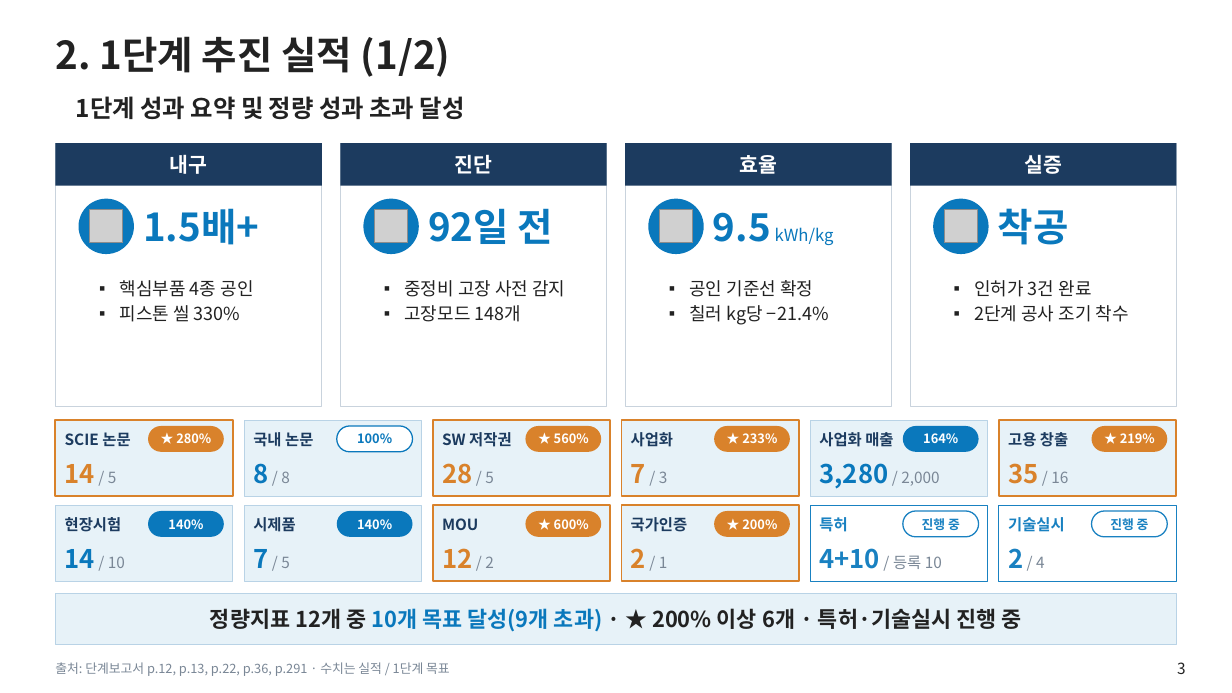
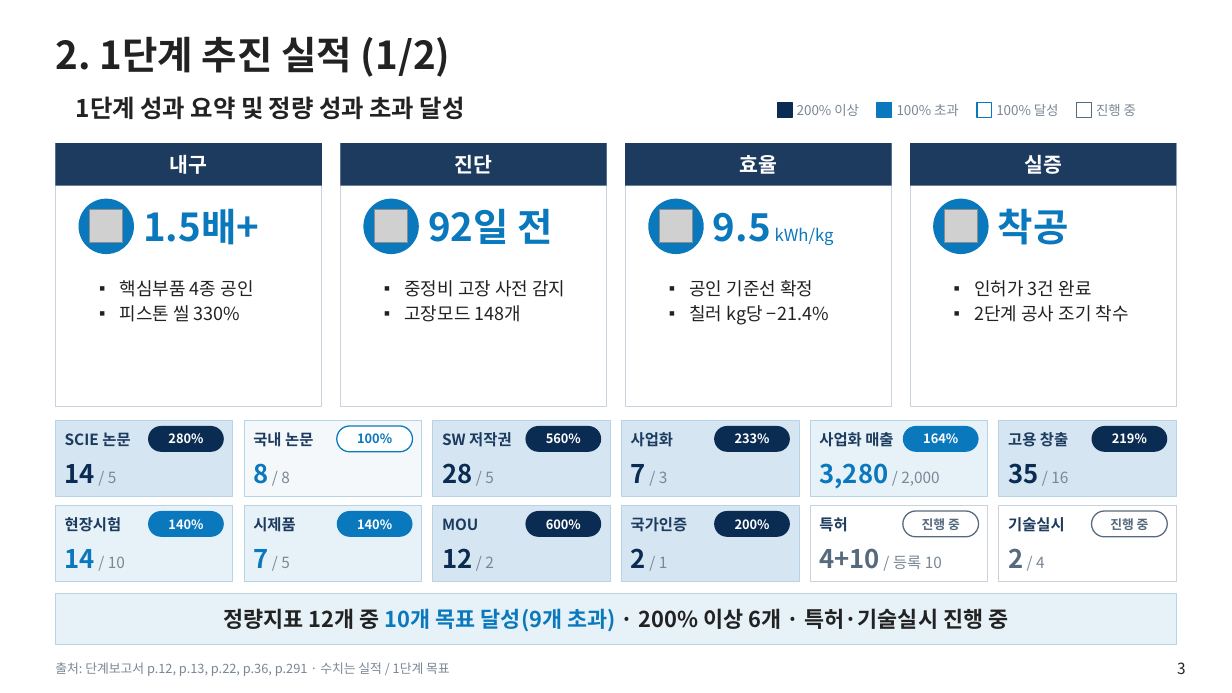
Before and after one commit to jungdw180-debug/h2, a slide deck: slide 3 of slides/1단계_단계평가_현장평가판.pptx. Drawn at 1232x693 pixels with LibreOffice and Linux fonts; fonts in the diff are those of the drawing; grey boxes stand for pictures; background and template pictures are left out. Boxes give left, top, right and bottom in pixels: in the first picture for what was removed or moved away, otherwise in the second. Text is boxed around its words. In the diff, an @@ line names an element or a change of style, - is before the commit and + after.

```diff
--- a/slides/1단계_단계평가_현장평가판.pptx
+++ b/slides/1단계_단계평가_현장평가판.pptx
@@ rectangle added at box(777, 103, 792, 117), fill #0A2B52, outline #0A2B52 1 pt @@
@@ text added at box(797, 104, 859, 116), 10.5 pt, text #7A8796 @@
+200% 이상
@@ rectangle added at box(877, 103, 892, 117), fill #0A78BC, outline #0A78BC 1 pt @@
@@ text added at box(897, 104, 959, 116), 10.5 pt, text #7A8796 @@
+100% 초과
@@ rectangle added at box(977, 103, 992, 117), fill #FFFFFF, outline #0A78BC 1 pt @@
@@ text added at box(996, 104, 1059, 116), 10.5 pt, text #7A8796 @@
+100% 달성
@@ rectangle added at box(1077, 103, 1092, 117), fill #FFFFFF, outline #56697D 1 pt @@
@@ text added at box(1096, 104, 1136, 116), 10.5 pt, text #7A8796 @@
+진행 중
@@ text in rounded rectangle at box(168, 433, 203, 444): text changed @@
-★ 280%
+280%
@@ text in rounded rectangle at box(546, 433, 581, 443): text changed @@
-★ 560%
+560%
@@ text in rounded rectangle at box(735, 433, 770, 444): text changed @@
-★ 233%
+233%
@@ text in rounded rectangle at box(1112, 433, 1147, 443): text changed @@
-★ 219%
+219%
@@ text "14 / 5" at box(65, 464, 117, 483): text colour #D9822B to #0A2B52 in "14" @@
@@ text "28 / 5" at box(442, 463, 494, 484): text colour #D9822B to #0A2B52 in "28" @@
@@ text "7 / 3" at box(631, 464, 668, 483): text colour #D9822B to #0A2B52 in "7" @@
@@ text "35 / 16" at box(1008, 463, 1068, 484): text colour #D9822B to #0A2B52 in "35" @@
@@ fill #E7F2F8 to #D5E5F1; outline #D9822B 1.5 pt to #B9D3E6 0.75 pt in 6 elements at box(55, 421, 233, 496), box(433, 421, 610, 496), box(622, 421, 799, 496), box(999, 421, 1177, 496), box(433, 506, 610, 581), box(622, 506, 799, 581) @@
@@ rectangle at box(811, 506, 988, 581): outline #1981C1 0.75 pt to #C9D3DD 0.75 pt @@
@@ rectangle at box(999, 506, 1177, 581): outline #1981C1 0.75 pt to #C9D3DD 0.75 pt @@
@@ text "12 / 2" at box(442, 548, 494, 568): text colour #D9822B to #0A2B52 in "12" @@
@@ text in rounded rectangle at box(546, 519, 581, 529): text changed @@
-★ 600%
+600%
@@ text "2 / 1" at box(631, 548, 668, 568): text colour #D9822B to #0A2B52 in "2" @@
@@ fill #D9822B to #0A2B52 in 6 elements at box(148, 426, 224, 452), box(526, 426, 602, 452), box(714, 426, 790, 452), box(1092, 426, 1167, 452), box(526, 511, 602, 537), box(714, 511, 790, 537) @@
@@ text in rounded rectangle at box(735, 519, 770, 530): text changed @@
-★ 200%
+200%
@@ text "특허" at box(819, 517, 847, 532): text colour #1981C1 to #1C3B5F @@
@@ text "4+10 / 등록 10" at box(819, 548, 942, 569): text colour #1981C1 to #56697D in "4+10" @@
@@ rounded rectangle "진행 중" at box(903, 511, 979, 537): text colour #1981C1 to #56697D; outline #1981C1 1 pt to #56697D 1 pt @@
@@ text "기술실시" at box(1008, 517, 1065, 532): text colour #1981C1 to #1C3B5F @@
@@ text "2 / 4" at box(1008, 548, 1045, 568): text colour #1981C1 to #56697D in "2" @@
@@ rounded rectangle "진행 중" at box(1092, 511, 1167, 537): text colour #1981C1 to #56697D; outline #1981C1 1 pt to #56697D 1 pt @@
@@ text in rectangle at box(223, 608, 1008, 632): text changed @@
-정량지표 12개 중 10개 목표 달성(9개 초과) · ★ 200% 이상 6개 · 특허·기술실시 진행 중
+정량지표 12개 중 10개 목표 달성(9개 초과) · 200% 이상 6개 · 특허·기술실시 진행 중
```
Also in this commit, not shown: 1 other slide changed, 8 other files.
